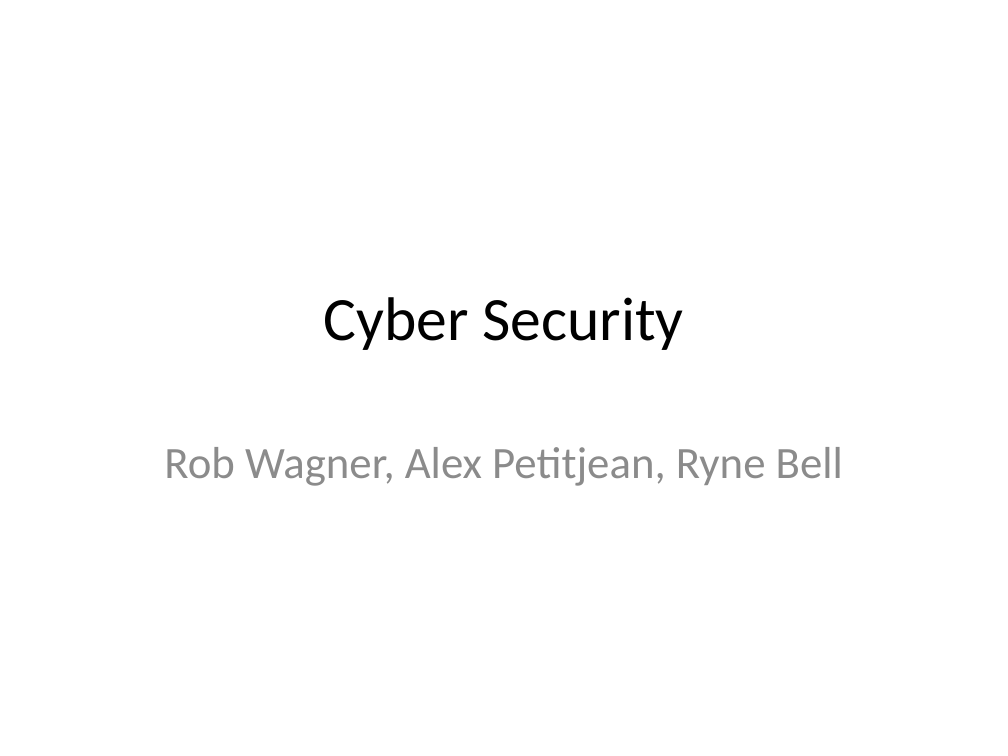
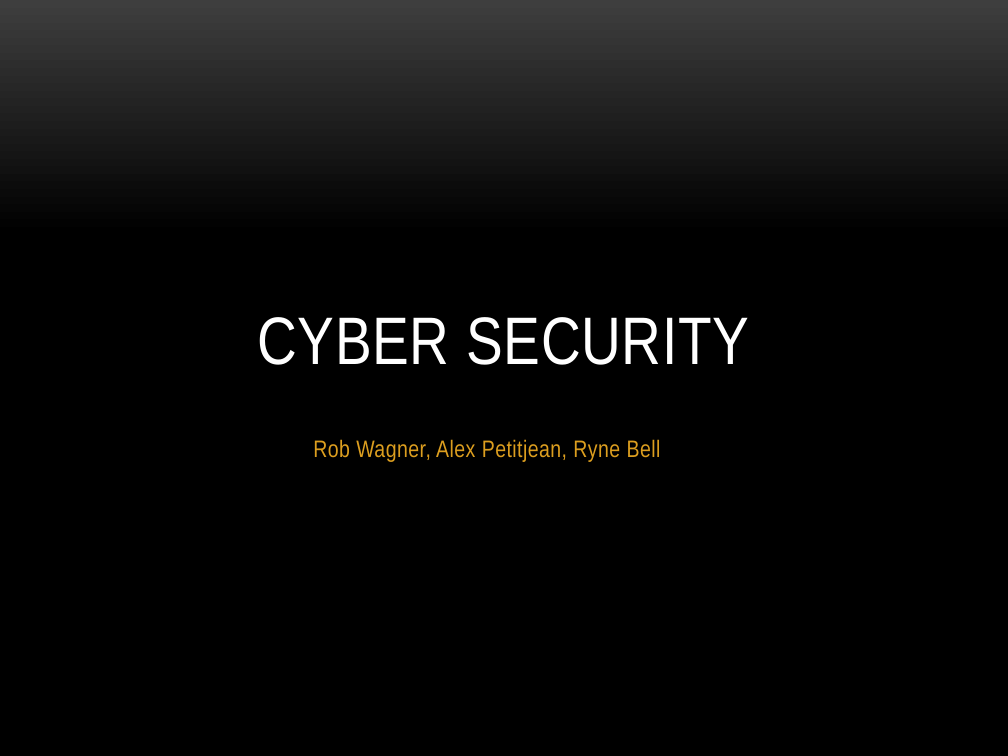
Before and after one commit to petitJAM/Nutrition-App, a slide deck: slide 1 of Milestones and Domain Track/Cyber Security.pptx. Drawn at 1008x756 pixels with LibreOffice and Linux fonts; fonts in the diff are those of the drawing; background and template pictures are left out. Boxes give left, top, right and bottom in pixels: in the first picture for what was removed or moved away, otherwise in the second. Text is boxed around its words. In the diff, an @@ line names an element or a change of style, - is before the commit and + after.

```diff
--- a/Milestones and Domain Track/Cyber Security.pptx
+++ b/Milestones and Domain Track/Cyber Security.pptx
@@ background #FFFFFF to gradient #3F3F3F to #000000 @@
@@ title "CYBER SECURITY" at (258, 317, 749, 365): vertical alignment middle to bottom @@
@@ title at (258, 317, 749, 365): text changed; size 44 to 48 pt; font Calibri to Arial Narrow; text colour #000000 to #FFFFFF @@
-Cyber Security
+CYBER SECURITY
@@ subtitle "Rob Wagner, Alex Petitjean, Ryne ...": place and size @@
-subtitle "Rob Wagner, Alex Petitjean, Ryne ..." at (164, 447, 843, 486)
+subtitle "Rob Wagner, Alex Petitjean, Ryne ..." at (313, 439, 661, 462)
@@ subtitle "Rob Wagner, Alex Petitjean, Ryne ..." at (313, 439, 661, 462): size 32 to 17 pt, font Calibri to Arial Narrow, text colour #8C8C8C to #DC9E1F, letter spacing 0 to 0.3 pt; more space between paragraphs @@
```
Also in this commit, not shown: 8 other slides changed, 11 slides added, 1 slide removed, 3 other files.
